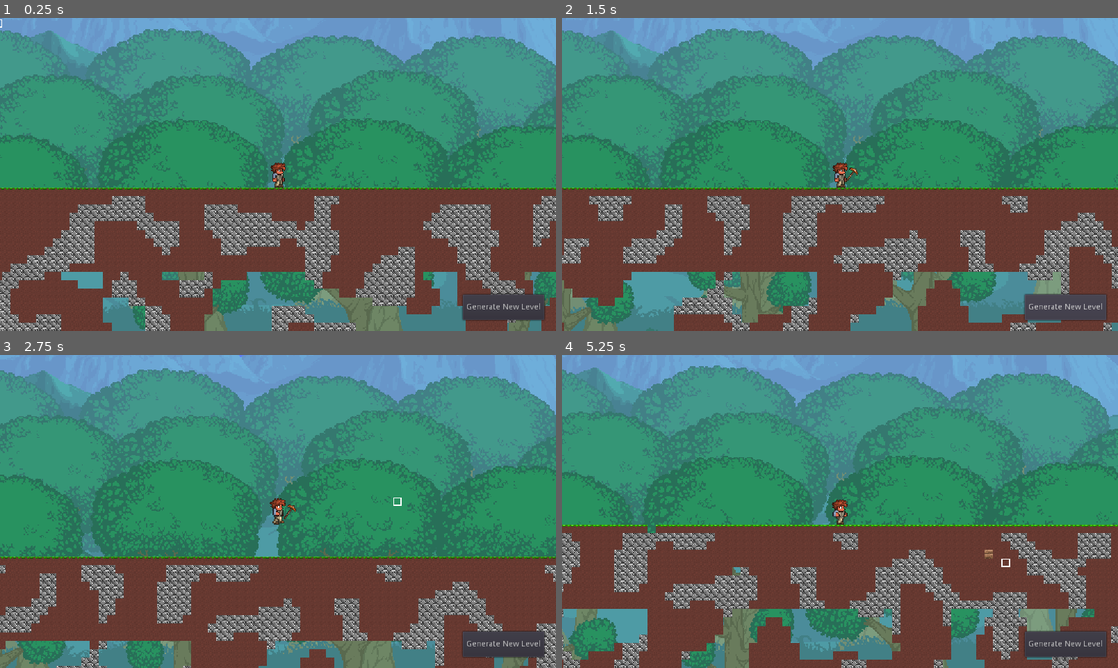
Above: before the commit, frames 1-4 (two rows, left to right).
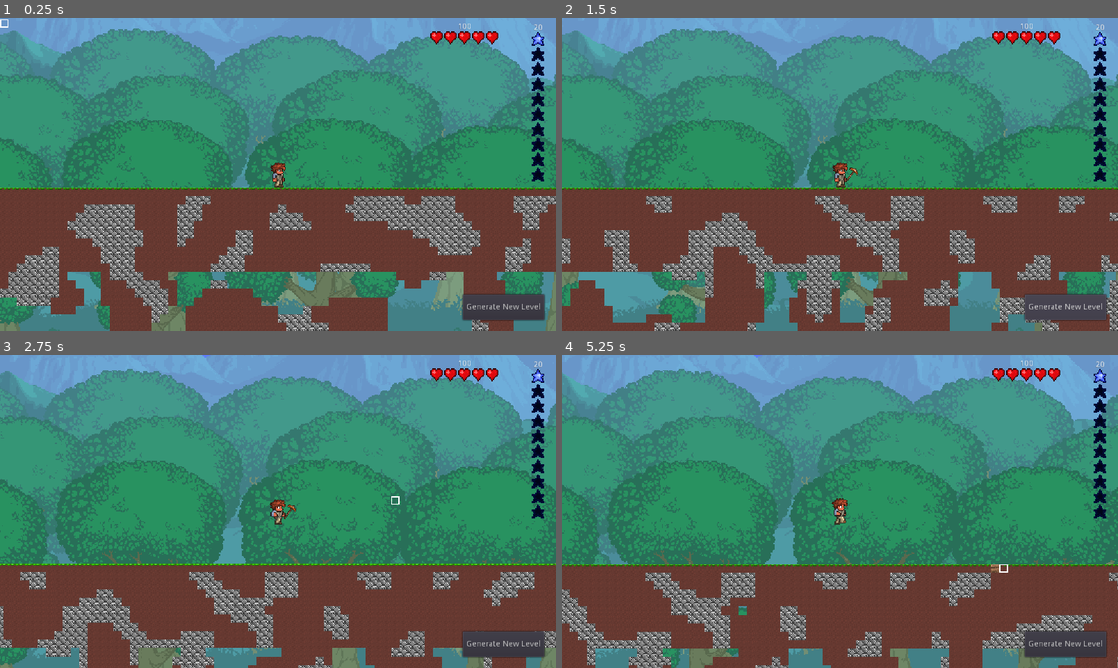
Above: after the commit, the same moments.

Repository: Silicontent/terraria_clone
Game: Godot game, scene res://scenes/Main.tscn
The game is run twice, just before and just after one commit, with the same random seed, the same clock (stepped at 60 frames per second) and the same inputs.
Inputs (mouse positions are in pixels of both pictures, inside the frame that each line leads up to):
- Up to frame 1 (0.25 s): no input
- Up to frame 2 (1.5 s): click "Generate New Level" at 0.5 s; click "Generate New Level" at 1.25 s
- Up to frame 3 (2.75 s): tap Enter (util_enter) at 2 s; move the mouse to (400, 495) at 2.02 s; press the mouse at (400, 495) at 2.03 s; hold D (mv_right) from 2.03 s (still down); tap Space (mv_jump) at 2.27, 2.57 s; tap K (util_k, bound only after the commit) at 2.3 s
- Up to frame 4 (5.25 s): move the mouse to (728, 527) at 2.77 s; release the mouse at (728, 527) at 2.78 s; tap K (util_k, bound only after the commit) at 2.85, 4.55 s; tap Space (mv_jump) at 3.02, 3.05, 3.32, 3.6, 4.52, 4.82 s; move the mouse to (895, 442) at 3.52 s; release D (mv_right) at 3.53 s; press the mouse at (895, 442) at 3.53 s; hold A (mv_left) 3.53-4.28 s; move the mouse to (812, 574) at 4.27 s; release the mouse at (812, 574) at 4.28 s; hold D (mv_right) from 4.28 s (still down); click (812, 574) at 4.35 s; move the mouse to (1006, 558) at 5.02 s; right-click (1006, 558) at 5.1 s

The runs differ from the first frame. In frame 1, 49% of the frame differs, in the area x 0-100%, y 0-100%; in frame 2, 48%; in frame 3, 47%; in frame 4, 54%.

Commit message:
updated to version 5
now includes alpha version of health and mana

Diff:
--- a/project.godot
+++ b/project.godot
@@ -10,7 +10,7 @@
 
 [application]
 
-config/name="Terraria Clone v4"
+config/name="Terraria Clone v5"
 run/main_scene="res://scenes/Main.tscn"
 config/icon="res://icon.png"
 
@@ -81,6 +81,36 @@
 "events": [ Object(InputEventKey,"resource_local_to_scene":false,"resource_name":"","device":0,"alt":false,"shift":false,"control":false,"meta":false,"command":false,"pressed":false,"scancode":16777221,"physical_scancode":0,"unicode":0,"echo":false,"script":null)
  ]
 }
+mv_up={
+"deadzone": 0.5,
+"events": [ Object(InputEventKey,"resource_local_to_scene":false,"resource_name":"","device":0,"alt":false,"shift":false,"control":false,"meta":false,"command":false,"pressed":false,"scancode":87,"physical_scancode":0,"unicode":0,"echo":false,"script":null)
+ ]
+}
+mv_down={
+"deadzone": 0.5,
+"events": [ Object(InputEventKey,"resource_local_to_scene":false,"resource_name":"","device":0,"alt":false,"shift":false,"control":false,"meta":false,"command":false,"pressed":false,"scancode":83,"physical_scancode":0,"unicode":0,"echo":false,"script":null)
+ ]
+}
+util_k={
+"deadzone": 0.5,
+"events": [ Object(InputEventKey,"resource_local_to_scene":false,"resource_name":"","device":0,"alt":false,"shift":false,"control":false,"meta":false,"command":false,"pressed":false,"scancode":75,"physical_scancode":0,"unicode":0,"echo":false,"script":null)
+ ]
+}
+
+[layer_names]
+
+2d_render/layer_1="background"
+2d_render/layer_2="wall"
+2d_render/layer_3="furniture"
+2d_render/layer_4="tiles"
+2d_render/layer_5="foreground"
+2d_physics/layer_1="player"
+2d_physics/layer_2="enemy"
+2d_physics/layer_3="item"
+2d_physics/layer_4="tile"
+2d_physics/layer_5="furniture"
+2d_physics/layer_6="projectile"
+2d_physics/layer_7="tool"
 
 [physics]
 
--- a/scenes/CopperPickaxe.tscn
+++ b/scenes/CopperPickaxe.tscn
@@ -38,6 +38,8 @@
 }
 
 [node name="CopperPickaxe" type="Area2D"]
+collision_layer = 64
+collision_mask = 27
 script = ExtResource( 2 )
 
 [node name="Sprite" type="Sprite" parent="."]
--- a/scenes/Main.tscn
+++ b/scenes/Main.tscn
@@ -7,6 +7,11 @@
 [ext_resource path="res://scripts/Selector.gd" type="Script" id=5]
 [ext_resource path="res://assets/light.png" type="Texture" id=6]
 [ext_resource path="res://assets/bg/surface.png" type="Texture" id=7]
+[ext_resource path="res://scripts/UI.gd" type="Script" id=8]
+[ext_resource path="res://assets/ui/health_under.png" type="Texture" id=9]
+[ext_resource path="res://assets/ui/health_progress.png" type="Texture" id=10]
+[ext_resource path="res://assets/ui/mana_progress.png" type="Texture" id=11]
+[ext_resource path="res://assets/ui/mana_under.png" type="Texture" id=12]
 
 [node name="Main" type="Node2D"]
 
@@ -15,6 +20,10 @@
 [node name="BG" type="ParallaxLayer" parent="SurfaceBG"]
 motion_scale = Vector2( 0.1, 0.1 )
 motion_mirroring = Vector2( 1024, 838 )
+__meta__ = {
+"_edit_group_": true,
+"_edit_lock_": true
+}
 
 [node name="Sprite" type="Sprite" parent="SurfaceBG/BG"]
 texture = ExtResource( 7 )
@@ -23,7 +32,10 @@
 [node name="World" type="TileMap" parent="."]
 tile_set = ExtResource( 2 )
 cell_size = Vector2( 8, 8 )
+collision_layer = 8
+collision_mask = 119
 format = 1
+tile_data = PoolIntArray( -3276726, 3, 0 )
 script = ExtResource( 3 )
 
 [node name="Selector" type="Sprite" parent="World"]
@@ -37,6 +49,7 @@
 texture_scale = 2.0
 
 [node name="UI" type="CanvasLayer" parent="."]
+script = ExtResource( 8 )
 
 [node name="GenLevel" type="Button" parent="UI"]
 margin_left = 799.0
@@ -45,6 +58,40 @@
 margin_bottom = 521.0
 focus_mode = 0
 text = "Generate New Level"
+
+[node name="TempHealth" type="Label" parent="UI"]
+margin_left = 749.0
+margin_top = 8.0
+margin_right = 856.0
+margin_bottom = 22.0
+text = "0"
+align = 1
+
+[node name="TempMana" type="Label" parent="UI"]
+margin_left = 911.0
+margin_top = 10.0
+margin_right = 948.0
+margin_bottom = 24.0
+text = "0"
+align = 1
+
+[node name="HealthBar" type="TextureProgress" parent="UI"]
+margin_left = 743.0
+margin_top = 23.0
+margin_right = 861.0
+margin_bottom = 45.0
+texture_under = ExtResource( 9 )
+texture_progress = ExtResource( 10 )
+
+[node name="ManaBar" type="TextureProgress" parent="UI"]
+margin_left = 918.0
+margin_top = 24.0
+margin_right = 940.0
+margin_bottom = 282.0
+max_value = 200.0
+texture_under = ExtResource( 12 )
+texture_progress = ExtResource( 11 )
+fill_mode = 2
 
 [node name="Player" parent="." instance=ExtResource( 4 )]
 position = Vector2( 462, -293 )
@@ -58,3 +105,4 @@
 [connection signal="pressed" from="UI/GenLevel" to="Player" method="_on_GenLevel_pressed"]
 [connection signal="mine" from="Player" to="World" method="_on_Player_mine"]
 [connection signal="place" from="Player" to="World" method="_on_Player_place"]
+[connection signal="update_stats" from="Player" to="UI" method="_on_Player_update_stats"]
--- a/scenes/Player.tscn
+++ b/scenes/Player.tscn
@@ -49,6 +49,7 @@
 extents = Vector2( 5.5, 10.25 )
 
 [node name="Player" type="KinematicBody2D"]
+collision_mask = 126
 script = ExtResource( 2 )
 
 [node name="AnimSprite" type="AnimatedSprite" parent="."]
--- a/scripts/Player.gd
+++ b/scripts/Player.gd
@@ -4,21 +4,33 @@
 
 signal mine
 signal place
+signal update_stats(h, m)
 
 const GRAV := 1000
 const ACC := 0.15
 const FRIC := 0.35
 
-var start_pos = Vector2(462, -10)
+var start_pos = Vector2(800, -10)
 var speed := 100
-var jump_speed := -300
+var fly_speed := 200
+var jump_speed := -325
 var velocity := Vector2.ZERO
+
+var health := 100
+var max_health := 100
+var mana := 20
+var max_mana := 200
+
+var is_creative := false
 
 onready var sprite: AnimatedSprite = $AnimSprite
 
 
 func _ready() -> void:
 	to_spawn()
+	emit_signal("update_stats", health, mana)
+	$CollisionShape2D.disabled = false
+	is_creative = false
 
 func to_spawn():
 	global_position = start_pos
@@ -27,6 +39,7 @@
 # MOVEMENT ---------------------------------------------------------------
 func movement():
 	var dir = 0
+	var k_dir = 0
 
 	if Input.is_action_pressed("mv_left"):
 		dir -= 1
@@ -35,31 +48,79 @@
 		dir += 1
 		sprite.flip_h = false
 
-	if dir != 0:
+	if is_creative:
+		if Input.is_action_pressed("mv_up"):
+			k_dir -= 1
+		if Input.is_action_pressed("mv_down"):
+			k_dir += 1
+
+	if dir != 0 or k_dir != 0:
 		velocity.x = lerp(velocity.x, dir * speed, ACC)
+		if is_creative:
+			velocity.y = lerp(velocity.y, k_dir * fly_speed, ACC)
+
 		sprite.play("walking")
 	else:
 		velocity.x = lerp(velocity.x, 0, FRIC)
+		if is_creative:
+			velocity.y = lerp(velocity.y, 0, FRIC)
+
 		sprite.play("idle")
 
 
 func _physics_process(delta):
 	movement()
 
-	velocity.y += GRAV * delta
+	if is_creative == false:
+		velocity.y += GRAV * delta
 	velocity = move_and_slide(velocity, Vector2.UP)
 
 	if Input.is_action_just_pressed("mv_jump"):
 		if is_on_floor():
 			velocity.y = jump_speed
-			sprite.play("jump")
+#			sprite.play("jump")
 
-	if Input.is_action_just_pressed("mb_left"):
-		sprite.play("mine")
+#	if Input.is_action_just_pressed("mb_left"):
+#		sprite.play("mine")
 	if Input.is_action_just_pressed("mb_right"):
 		emit_signal("place")
+
 	if Input.is_action_just_pressed("util_enter"):
 		to_spawn()
+	if Input.is_action_just_pressed("util_k"):
+		is_creative = not(is_creative)
+		if is_creative:
+			$CollisionShape2D.disabled = true
+		else:
+			$CollisionShape2D.disabled = false
+
+
+# STATS ------------------------------------------------------------------
+func change_stats(h: int, m: int):
+	health += h
+	mana += m
+
+	health = clamp(health, 0, max_health)
+	mana = clamp(mana, 0, max_mana)
+
+	emit_signal("update_stats", health, mana)
+
+	# temporary death code
+#	if health <= 0:
+#		health = 0
+#		emit_signal("update_stats", health, mana)
+#		queue_free()
+
+
+func _input(event):
+	if event is InputEventKey and event.scancode == KEY_COMMA:
+		change_stats(-2, 0)
+	if event is InputEventKey and event.scancode == KEY_PERIOD:
+		change_stats(2, 0)
+	if event is InputEventKey and event.scancode == KEY_SEMICOLON:
+		change_stats(0, -2)
+	if event is InputEventKey and event.scancode == KEY_APOSTROPHE:
+		change_stats(0, 2)
 
 
 # SIGNALS ----------------------------------------------------------------
--- a/scripts/UI.gd
+++ b/scripts/UI.gd
@@ -1,7 +1,11 @@
 extends CanvasLayer
 
-onready var coords_lbl = $Coords
+onready var hearts: TextureProgress = $HealthBar
+onready var mana: TextureProgress = $ManaBar
 
 
-func _on_Player_broadcast_coords(coords):
-	coords_lbl.text = coords
+func _on_Player_update_stats(h, m):
+	hearts.value = h
+	mana.value = m
+	$TempHealth.text = str(h)
+	$TempMana.text = str(m)
--- a/scripts/WorldGen.gd
+++ b/scripts/WorldGen.gd
@@ -1,9 +1,9 @@
 extends TileMap
 
-export(int) var world_x = 200
-export(int) var world_y = 200
-export(int) var surf_y = 20
-export(int) var ug_y = 180
+export(int) var world_x = 300  # 200
+export(int) var world_y = 300  # 200
+export(int) var surf_y = 20  # 20
+export(int) var ug_y = 280  # 180
 
 var noise: OpenSimplexNoise = OpenSimplexNoise.new()
 
@@ -41,13 +41,14 @@
 			set_cell(x, surf_y+y, tile_id)
 
 
+# originally "if noise.get_noise_2d(x, y) <= -0.2
 func gen_caves():
 	noise.seed = randi()
 	set_noise_prop(0, 5.0, 0.588, 2.43)
 
 	for x in world_x:
 		for y in ug_y:
-			if noise.get_noise_2d(x, y) <= -0.2:
+			if noise.get_noise_2d(x, y) <= 0.1:
 				set_cell(x, surf_y+y, -1)
 
 
@@ -88,10 +89,6 @@
 	gen_caves()
 	gen_surface()
 
-func clear_level():
-	for x in world_x:
-		for y in world_y:
-			set_cell(x, y, -1)
 
 func set_noise_prop(oct: int, per: float, pers: float, lac: float):
 	noise.octaves = oct
@@ -102,7 +99,7 @@
 
 # SIGNALS ----------------------------------------------------------------
 func _on_GenLevel_pressed():
-	clear_level()
+	self.clear()  # clears all tiles in "World"
 	generate_level()
 
 
Binary file added: assets/ui/health_progress.png
Not shown, added: assets/ui/health_progress.png.import
Binary file added: assets/ui/health_under.png
Not shown, added: assets/ui/health_under.png.import
Binary file added: assets/ui/mana_progress.png
Not shown, added: assets/ui/mana_progress.png.import
Binary file added: assets/ui/mana_under.png
Not shown, added: assets/ui/mana_under.png.import
Not shown: 1 places in scenes/Main.tscn that only renumber resources
